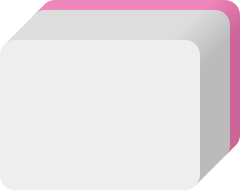
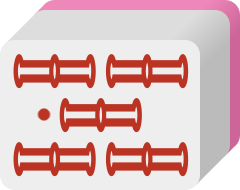
Two versions of the same layered image (240×190). Layer-by-layer changes:
showed "0sou", painted on it over [left=13, top=54, right=189, bottom=177]
